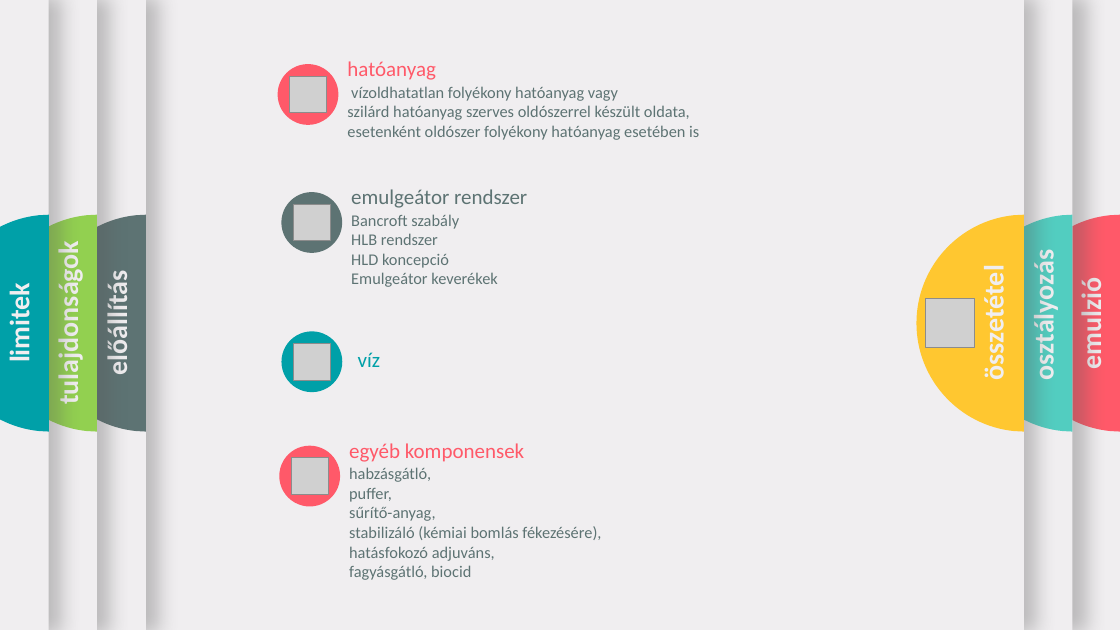
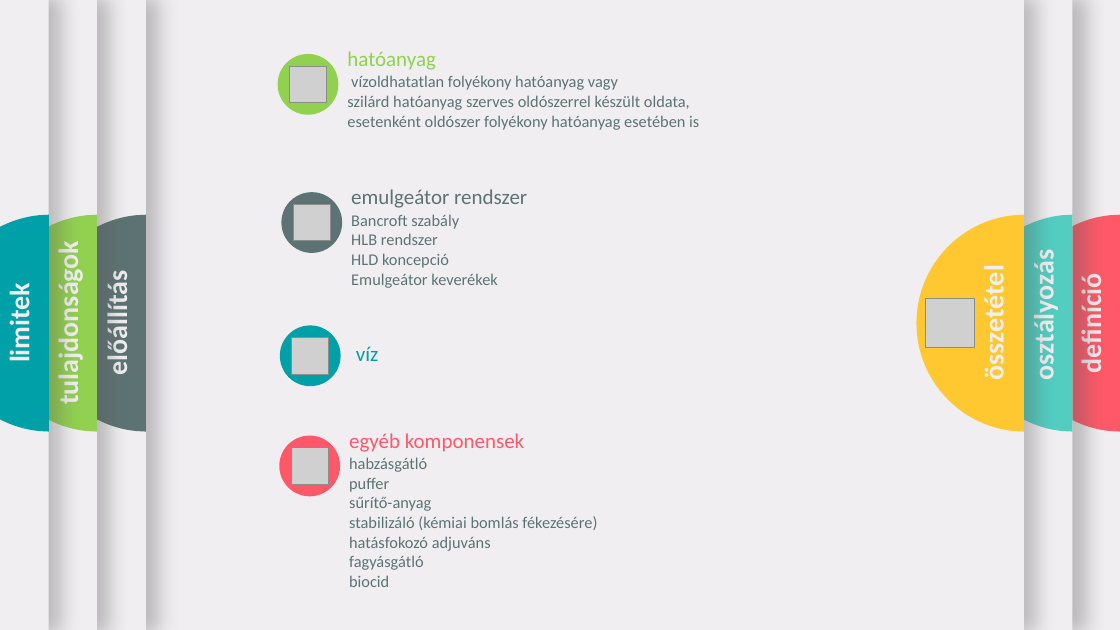
Before and after one commit to LilianaBohus/chemistry-presenations, a slide deck: slide 4 of emulsion-concentrates-short.pptx. Drawn at 1120x630 pixels with LibreOffice and Linux fonts; fonts in the diff are those of the drawing; grey boxes stand for pictures; background and template pictures are left out. Boxes give left, top, right and bottom in pixels: in the first picture for what was removed or moved away, otherwise in the second. Text is boxed around its words. In the diff, an @@ line names an element or a change of style, - is before the commit and + after.

```diff
--- a/emulsion-concentrates-short.pptx
+++ b/emulsion-concentrates-short.pptx
@@ ellipse at [277, 54, 338, 114]: fill #FF5969 to #92D050 @@
@@ text "hatóanyag" at [347, 51, 436, 70]: text colour #FF5969 to #92D050 @@
@@ 3 texts, 2 pictures, 2 ellipses: place and size @@
-3 texts, 2 pictures, 2 ellipses at [277, 61, 699, 507]
+3 texts, 2 pictures, 2 ellipses at [277, 51, 699, 496]
@@ text at [1075, 283, 1109, 370]: text changed @@
-emulzió
+definíció
@@ 1 picture, 1 text, 1 ellipse: place and size @@
-1 picture, 1 text, 1 ellipse at [281, 331, 381, 392]
+1 picture, 1 text, 1 ellipse at [280, 325, 379, 386]
@@ text at [349, 457, 597, 587]: text changed @@
-habzásgátló,
-puffer,
-sűrítő-anyag,
-stabilizáló (kémiai bomlás fékezésére),
-hatásfokozó adjuváns,
-fagyásgátló, biocid
+habzásgátló
+puffer
+sűrítő-anyag
+stabilizáló (kémiai bomlás fékezésére)
+hatásfokozó adjuváns
+fagyásgátló
+biocid
```
Also in this commit, not shown: 4 other slides changed, 1 slide removed.
